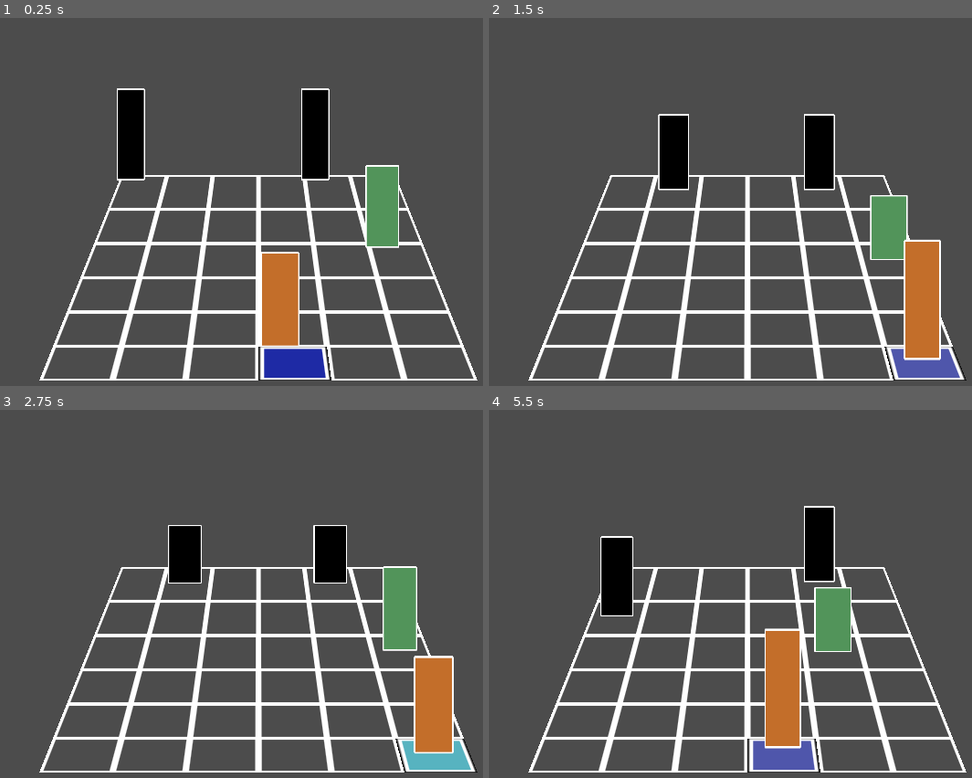
Above: before the commit, frames 1-4 (two rows, left to right).
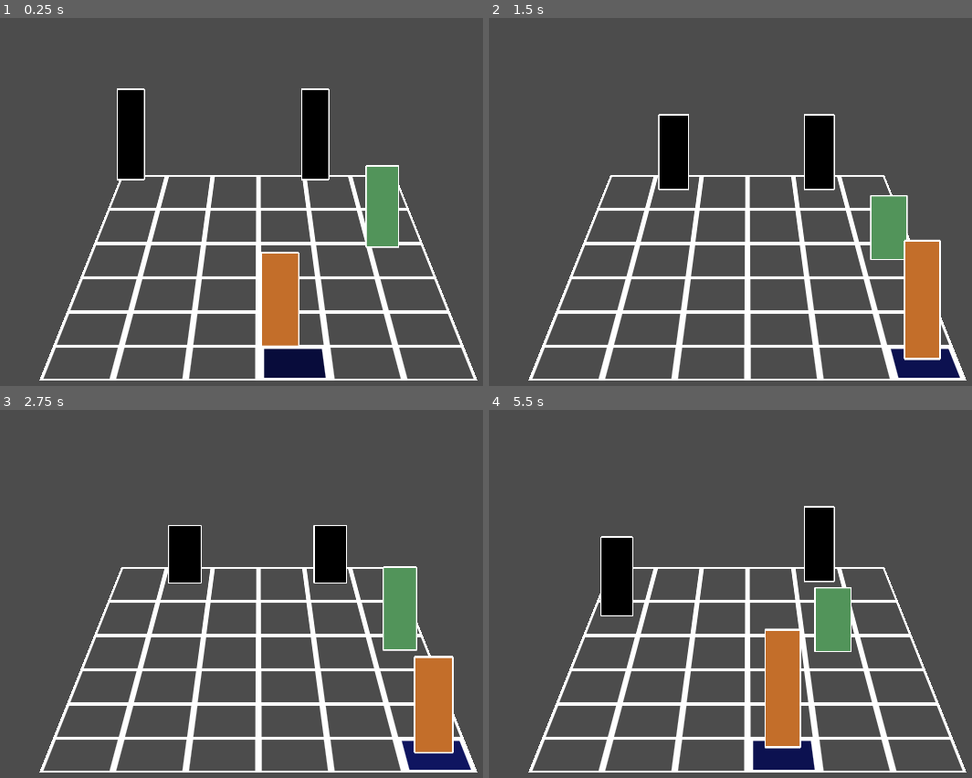
Above: after the commit, the same moments.

Repository: maxknightley/OSP-Prototype
Game: Godot game, scene res://Main.tscn
Same seed, same stepped clock (60 frames per second), same inputs: the game is played once before the commit and once after it.
Inputs:
- Up to frame 1 (0.25 s): no input
- Up to frame 2 (1.5 s): tap Enter (ui_accept) at 0.5, 1.35 s; hold Right (move_right) 0.53-1.28 s; hold Enter (ui_accept) 0.53-1.28 s; hold Down (move_down) from 1.28 s (still down)
- Up to frame 3 (2.75 s): tap Enter (ui_accept) at 1.52, 1.82 s; release Down (move_down) at 2.03 s; hold Right (move_right) from 2.03 s (still down); hold Enter (ui_accept) from 2.03 s (still down)
- Up to frame 4 (5.5 s): release Right (move_right) at 2.78 s; release Enter (ui_accept) at 2.78 s; hold Up (move_up) 2.78-3.53 s; tap Enter (ui_accept) at 2.85, 3.02, 3.32, 4.35, 4.52, 4.82 s; hold Enter (ui_accept) 3.53-4.28 s; hold Left (move_left) 3.53-5.03 s; hold Down (move_down) from 5.03 s (still down); hold Enter (ui_accept) from 5.03 s (still down)

The runs differ from the first frame. In frame 1, 1.2% of the frame differs, in the area x 53-69%, y 89-99%; in frame 2, 0.9%; in frame 3, 0.9%; in frame 4, 1.0%.

Commit message:
Area of Effect implementation
Abilities now have an area of effect in addition to their basic range. Tiles are highlighted in one of three different colors:

- Dark blue (Can be targeted, but is not currently in the area of effect)
- Light blue (Can be targeted and is in the area of effect)
- Gray/White (Cannot be targeted directly, but is in the area of effect)

Diff:
--- a/VERSION 0.0.5 - Attempt 2 - Ability Cursor Movement and Actually Using Them/Assets/flashing_cursor.tres
+++ /dev/null
@@ -1,16 +0,0 @@
-[gd_resource type="AnimatedTexture" load_steps=4 format=2]
-
-[ext_resource path="res://Assets/tile_mblue.png" type="Texture" id=1]
-[ext_resource path="res://Assets/tile_lblue.png" type="Texture" id=2]
-[ext_resource path="res://Assets/tile_dblue.png" type="Texture" id=3]
-
-[resource]
-flags = 4
-frames = 4
-frame_0/texture = ExtResource( 3 )
-frame_1/texture = ExtResource( 1 )
-frame_1/delay_sec = 0.0
-frame_2/texture = ExtResource( 2 )
-frame_2/delay_sec = 0.0
-frame_3/texture = ExtResource( 1 )
-frame_3/delay_sec = 0.0
--- /dev/null
+++ b/VERSION 0.0.5 - Attempt 2 - Ability Cursor Movement and Actually Using Them/Assets/indirect_target_in_aoe.tres
@@ -0,0 +1,16 @@
+[gd_resource type="AnimatedTexture" load_steps=4 format=2]
+
+[ext_resource path="res://Assets/tile_invalid_target_in_aoe_1.png" type="Texture" id=1]
+[ext_resource path="res://Assets/tile_invalid_target_in_aoe_3.png" type="Texture" id=2]
+[ext_resource path="res://Assets/tile_invalid_target_in_aoe_2.png" type="Texture" id=3]
+
+[resource]
+flags = 4
+frames = 4
+frame_0/texture = ExtResource( 1 )
+frame_1/texture = ExtResource( 3 )
+frame_1/delay_sec = 0.0
+frame_2/texture = ExtResource( 2 )
+frame_2/delay_sec = 0.0
+frame_3/texture = ExtResource( 3 )
+frame_3/delay_sec = 0.0
--- a/VERSION 0.0.5 - Attempt 2 - Ability Cursor Movement and Actually Using Them/Assets/targeting_cursor.tres
+++ /dev/null
@@ -1,16 +0,0 @@
-[gd_resource type="AnimatedTexture" load_steps=4 format=2]
-
-[ext_resource path="res://Assets/tile_targeting_2.png" type="Texture" id=1]
-[ext_resource path="res://Assets/tile_targeting_3.png" type="Texture" id=2]
-[ext_resource path="res://Assets/tile_targeting_1.png" type="Texture" id=3]
-
-[resource]
-flags = 4
-frames = 4
-frame_0/texture = ExtResource( 3 )
-frame_1/texture = ExtResource( 1 )
-frame_1/delay_sec = 0.0
-frame_2/texture = ExtResource( 2 )
-frame_2/delay_sec = 0.0
-frame_3/texture = ExtResource( 1 )
-frame_3/delay_sec = 0.0
--- /dev/null
+++ b/VERSION 0.0.5 - Attempt 2 - Ability Cursor Movement and Actually Using Them/Assets/valid_target.tres
@@ -0,0 +1,16 @@
+[gd_resource type="AnimatedTexture" load_steps=4 format=2]
+
+[ext_resource path="res://Assets/tile_validtarget_out_of_aoe_3.png" type="Texture" id=1]
+[ext_resource path="res://Assets/tile_validtarget_out_of_aoe_1.png" type="Texture" id=2]
+[ext_resource path="res://Assets/tile_validtarget_out_of_aoe_2.png" type="Texture" id=3]
+
+[resource]
+flags = 4
+frames = 4
+frame_0/texture = ExtResource( 2 )
+frame_1/texture = ExtResource( 3 )
+frame_1/delay_sec = 0.0
+frame_2/texture = ExtResource( 1 )
+frame_2/delay_sec = 0.0
+frame_3/texture = ExtResource( 3 )
+frame_3/delay_sec = 0.0
--- /dev/null
+++ b/VERSION 0.0.5 - Attempt 2 - Ability Cursor Movement and Actually Using Them/Assets/valid_target_in_aoe.tres
@@ -0,0 +1,16 @@
+[gd_resource type="AnimatedTexture" load_steps=4 format=2]
+
+[ext_resource path="res://Assets/tile_validtarget_in_aoe_1.png" type="Texture" id=1]
+[ext_resource path="res://Assets/tile_validtarget_in_aoe_3.png" type="Texture" id=2]
+[ext_resource path="res://Assets/tile_validtarget_in_aoe_2.png" type="Texture" id=3]
+
+[resource]
+flags = 4
+frames = 4
+frame_0/texture = ExtResource( 1 )
+frame_1/texture = ExtResource( 3 )
+frame_1/delay_sec = 0.0
+frame_2/texture = ExtResource( 2 )
+frame_2/delay_sec = 0.0
+frame_3/texture = ExtResource( 3 )
+frame_3/delay_sec = 0.0
--- a/VERSION 0.0.5 - Attempt 2 - Ability Cursor Movement and Actually Using Them/Battle_Archetype_OnFoot.gd
+++ b/VERSION 0.0.5 - Attempt 2 - Ability Cursor Movement and Actually Using Them/Battle_Archetype_OnFoot.gd
@@ -220,8 +220,13 @@
 	if supportListSize > 3: $PopupMenuHandler/Support_Menu/S_Skill4.text = activeCharacter.supportList[3].abilityName
 	else: $PopupMenuHandler/Support_Menu/S_Skill4.text = ""
 
-# When an ability selected from the menu, display its range and the targeting reticle.
+# Display the selected ability's range and AoE. Optionally: initialize the targeting reticle.
 func displayAbilityRange(initReticle = false):
+	# Clear out all tiles
+	for xVal in range(6):
+			for yVal in range(6): set_cellv(Vector2(xVal, yVal), 0)
+
+	# Find the valid tiles in the ability's RANGE.
 	for tile in selectedAbility.abilityRange:
 		# IF that location is WITHIN THE BATTLEFIELD'S BOUNDARIES, highlight it.
 		if ((tile.x + activeCharacter.gridIndex.x >= 0) &&
@@ -238,7 +243,16 @@
 	# even if the reticle has moved.)
 	if initReticle:
 		reticleLoc = newReticleLoc
-		set_cellv(reticleLoc, 2)
+		# Generic "non-targeting" version of reticle for Donut abilities etc?
+	# Now, mark all tiles in the ability's AREA OF EFFECT.
+	for tile in selectedAbility.areaOfEffect:
+		if ((tile.x + reticleLoc.x >= 0) &&
+			(tile.x + reticleLoc.x <= 5) &&
+			(tile.y + reticleLoc.y >= 0) &&
+			(tile.y + reticleLoc.y <= 5)):
+				if get_cellv(reticleLoc + tile) == 1:
+					set_cellv(reticleLoc + tile, 2)
+				else: set_cellv(reticleLoc + tile, 3)
 
 # This function handles finding a target for an ability, regardless of if it's an attack or support ability.
 # It could also handle item targeting if that ever becomes a going concern.
@@ -284,10 +298,9 @@
 			else:
 				newReticleLoc.x -= 1
 
-		# If we're here, a valid tile has been found; update reticleLoc and redraw.
-		set_cellv(reticleLoc, 1)
+		# If we're here, a valid tile has been found. Update reticleLoc and redraw range and AOE.
 		reticleLoc = newReticleLoc
-		set_cellv(reticleLoc, 2)
+		displayAbilityRange()
 		# Don't forget to lock down input for a moment.
 		inputLock()
 	# Moving right works the same as moving left, but with some of the signs flipped
@@ -308,9 +321,8 @@
 			else:
 				newReticleLoc.x += 1
 
-		set_cellv(reticleLoc, 1)
 		reticleLoc = newReticleLoc
-		set_cellv(reticleLoc, 2)
+		displayAbilityRange()
 
 		inputLock()
 	# Up and down are also the same, but with "x" and "y" flipped
@@ -331,9 +343,8 @@
 			else:
 				newReticleLoc.y -= 1
 
-		set_cellv(reticleLoc, 1)
 		reticleLoc = newReticleLoc
-		set_cellv(reticleLoc, 2)
+		displayAbilityRange()
 
 		inputLock()
 	if Input.is_action_pressed("move_down"):
@@ -353,9 +364,8 @@
 			else:
 				newReticleLoc.y += 1
 
-		set_cellv(reticleLoc, 1)
 		reticleLoc = newReticleLoc
-		set_cellv(reticleLoc, 2)
+		displayAbilityRange()
 
 		inputLock()
 
@@ -366,7 +376,6 @@
 	# Probably encapsulate in its own "adjustActionTimer" setting or something, so you can easily call it
 	# from different methods + slow people down by different amounts
 	activeCharacter.timeToNextTurn += action_time_value
-	print("Active character: " + str(activeCharacter.charName) + ", " + str(activeCharacter.timeToNextTurn))
 	for character in characterArray:
 		# Decrement timeToNextTurn by the speed value.
 		# TO BE ADDED WHEN RELEVANT: Factor in buff/debuff modifiers
@@ -375,6 +384,10 @@
 		# Switch over to the character with the lowest wait time.
 		# THIS IS NOT HOW WE WILL DO THINGS IN THE LONG TERM!!
 		if character.timeToNextTurn < activeCharacter.timeToNextTurn: activeCharacter = character
+
+	# Repopulate abilities
+	print("Active character is now: " + str(activeCharacter.charName) + ", " + str(activeCharacter.timeToNextTurn))
+	populateSkillMenus()
 
 # Set a timer that momentarily prevents the game from receiving input.
 # This is so we don't register repeat inputs from a single keypress.
--- a/VERSION 0.0.5 - Attempt 2 - Ability Cursor Movement and Actually Using Them/Battlefield.tscn
+++ b/VERSION 0.0.5 - Attempt 2 - Ability Cursor Movement and Actually Using Them/Battlefield.tscn
@@ -1,10 +1,11 @@
-[gd_scene load_steps=9 format=2]
+[gd_scene load_steps=10 format=2]
 
 [ext_resource path="res://Assets/tilesmall.png" type="Texture" id=1]
-[ext_resource path="res://Assets/flashing_cursor.tres" type="Texture" id=2]
+[ext_resource path="res://Assets/valid_target.tres" type="Texture" id=2]
 [ext_resource path="res://Assets/Music/Combat Theme 1 - Bleed Red.ogg" type="AudioStream" id=3]
 [ext_resource path="res://PopupMenuHandler.tscn" type="PackedScene" id=4]
-[ext_resource path="res://Assets/targeting_cursor.tres" type="Texture" id=5]
+[ext_resource path="res://Assets/valid_target_in_aoe.tres" type="Texture" id=5]
+[ext_resource path="res://Assets/indirect_target_in_aoe.tres" type="Texture" id=6]
 
 [sub_resource type="Shader" id=2]
 code = "shader_type canvas_item;
@@ -93,6 +94,20 @@
 2/shape_one_way_margin = 0.0
 2/shapes = [  ]
 2/z_index = 0
+3/name = "indirect_target_in_aoe.tres 3"
+3/texture = ExtResource( 6 )
+3/tex_offset = Vector2( 0, 0 )
+3/modulate = Color( 1, 1, 1, 1 )
+3/region = Rect2( 0, 0, 64, 64 )
+3/tile_mode = 0
+3/occluder_offset = Vector2( 0, 0 )
+3/navigation_offset = Vector2( 0, 0 )
+3/shape_offset = Vector2( 0, 0 )
+3/shape_transform = Transform2D( 1, 0, 0, 1, 0, 0 )
+3/shape_one_way = false
+3/shape_one_way_margin = 0.0
+3/shapes = [  ]
+3/z_index = 0
 
 [node name="Battlefield" type="TileMap"]
 material = SubResource( 3 )
--- a/VERSION 0.0.5 - Attempt 2 - Ability Cursor Movement and Actually Using Them/CombatAbility.gd
+++ b/VERSION 0.0.5 - Attempt 2 - Ability Cursor Movement and Actually Using Them/CombatAbility.gd
@@ -9,8 +9,8 @@
 
 # RANGE will be set up as an array of Vector2s. The details can be found within the constructor.
 var abilityRange = []
-
-# Figure out Area of Effect - another array of vectors, probably?
+# AoE works the same way.
+var areaOfEffect = []
 
 # After using the ability, how long should it take for the character to act again?
 var t_cooldown
@@ -21,7 +21,7 @@
 # Icon, if we want it?
 
 # Ability constructor, called by the relevant PC script to set up the ability.
-func _init(abiName = "Dummy Ability", abiDesc = "Ability Description", abiRange = "Self",
+func _init(abiName = "Dummy Ability", abiDesc = "Ability Description", abiRange = "Self", abiAOE = "One Tile",
 			abiCooldown = 50):
 	abilityName = abiName
 	abilityDesc = abiDesc
@@ -43,6 +43,12 @@
 			abilityRange.append(Vector2(-1,-1))
 			abilityRange.append(Vector2(1,0))
 			abilityRange.append(Vector2(-1,0))
+		"Melee Horizontal":
+			abilityRange.append(Vector2(1,0))
+			abilityRange.append(Vector2(-1,0))
+		"Melee Vertical":
+			abilityRange.append(Vector2(0,1))
+			abilityRange.append(Vector2(0,-1))
 		"Melee Cardinal":
 			abilityRange.append(Vector2(0,1))
 			abilityRange.append(Vector2(0,-1))
@@ -124,6 +130,52 @@
 			abilityRange.append(Vector2(-1, 0))
 			abilityRange.append(Vector2(-2, 0))
 
+	# Similarly, Area of Effect is an array of Vec2s, representing "spaces relative to the targeting reticle."
+	# For example, an ability can effect only the targeted tile, or a 3x3 square centered on the target...
+	# These ones will also have names, for the same reason.
+	match abiAOE:
+		"One Tile":
+			areaOfEffect.append(Vector2(0,0))
+		"3x3":
+			areaOfEffect.append(Vector2(0,0))
+			areaOfEffect.append(Vector2(0,1))
+			areaOfEffect.append(Vector2(1,1))
+			areaOfEffect.append(Vector2(1,0))
+			areaOfEffect.append(Vector2(1,-1))
+			areaOfEffect.append(Vector2(0,-1))
+			areaOfEffect.append(Vector2(-1,-1))
+			areaOfEffect.append(Vector2(-1,0))
+			areaOfEffect.append(Vector2(-1,1))
+		"3 Column":
+			areaOfEffect.append(Vector2(0,0))
+			areaOfEffect.append(Vector2(0,1))
+			areaOfEffect.append(Vector2(0,-1))
+		"3 Row":
+			areaOfEffect.append(Vector2(0,0))
+			areaOfEffect.append(Vector2(1,0))
+			areaOfEffect.append(Vector2(-1,0))
+		"Small Donut": # Same as 3x3, but it doesn't affect the center tile
+			areaOfEffect.append(Vector2(0,1))
+			areaOfEffect.append(Vector2(1,1))
+			areaOfEffect.append(Vector2(1,0))
+			areaOfEffect.append(Vector2(1,-1))
+			areaOfEffect.append(Vector2(0,-1))
+			areaOfEffect.append(Vector2(-1,-1))
+			areaOfEffect.append(Vector2(-1,0))
+			areaOfEffect.append(Vector2(-1,1))
+		"Plus-Cross":
+			areaOfEffect.append(Vector2(0,0))
+			areaOfEffect.append(Vector2(0,1))
+			areaOfEffect.append(Vector2(0,-1))
+			areaOfEffect.append(Vector2(1,0))
+			areaOfEffect.append(Vector2(-1,0))
+		"X-Cross":
+			areaOfEffect.append(Vector2(0,0))
+			areaOfEffect.append(Vector2(1,1))
+			areaOfEffect.append(Vector2(1,-1))
+			areaOfEffect.append(Vector2(-1,-1))
+			areaOfEffect.append(Vector2(-1,1))
+
 # Called when the node enters the scene tree for the first time.
 #func _ready():
 #	pass # Replace with function body.
--- a/VERSION 0.0.5 - Attempt 2 - Ability Cursor Movement and Actually Using Them/PC_Baqi.gd
+++ b/VERSION 0.0.5 - Attempt 2 - Ability Cursor Movement and Actually Using Them/PC_Baqi.gd
@@ -5,12 +5,13 @@
 
 # Set up ability lists and populate them with early-game abilities
 var attackList = [CombatAbility.new("Quick Slash", "A swift strike of the sword aimed at a nearby enemy.",
-				"Melee", 20),
+				"Melee", "One Tile", 20),
 				CombatAbility.new("Knight's Lunge", "Thrust your blade at a near-ish enemy. Deals piercing damage.",
-				"Knight", 35),
-				CombatAbility.new("Vent Steam", "Blast all nearby enemies with an oppressive wave of heat."), 15]
+				"Knight", "One Tile", 35),
+				CombatAbility.new("Vent Steam", "Blast all nearby enemies with an oppressive wave of heat.",
+				"Self", "Small Donut", 15)]
 var supportList = [CombatAbility.new("Deep Breathing", "Heal yourself and up your defense at the cost of attack power.",
-				"Self", 30)]
+				"Self", "One Tile", 30)]
 
 func _init():
 	# Set stats
--- a/VERSION 0.0.5 - Attempt 2 - Ability Cursor Movement and Actually Using Them/PC_RaKit.gd
+++ b/VERSION 0.0.5 - Attempt 2 - Ability Cursor Movement and Actually Using Them/PC_RaKit.gd
@@ -5,13 +5,11 @@
 
 # Set up ability lists and populate them with early-game abilities
 var attackList = [CombatAbility.new("Shrill Trill", "Does a little damage to all nearby enemies and lowers their defense.",
-				"Self", 15),
+				"Self", "Small Donut", 15),
 				CombatAbility.new("Throw Dirt", "Deals minimal damage to an enemy at range. Can inflict Blind.",
-				"Long Range", 15)]
+				"Long Range", "One Tile", 15)]
 var supportList = [CombatAbility.new("Look Over There!", "The target will step away, but won't take any damage.",
-				"Medium Area", 15),
-				CombatAbility.new(),
-				CombatAbility.new()]
+				"Medium Area", "One Tile", 15)]
 
 func _init():
 	# Set stats
--- a/VERSION 0.0.5 - Attempt 2 - Ability Cursor Movement and Actually Using Them/PC_Senn.gd
+++ b/VERSION 0.0.5 - Attempt 2 - Ability Cursor Movement and Actually Using Them/PC_Senn.gd
@@ -5,10 +5,11 @@
 
 # Set up ability lists and populate them with early-game abilities
 var attackList = [CombatAbility.new("Splintering Blow", "A strike supremely suited for shredding armor and machines.",
-				"Melee"),
+				"Melee", "One Tile"),
 				CombatAbility.new("Wide Hook", "Smash up to three nearby enemies with one nasty blow.",
-				"Melee Cardinal")]
-var supportList = [CombatAbility.new("Flex", "Pump yourself up to increase attack and defense.")]
+				"Melee Horizontal", "3 Column")]
+var supportList = [CombatAbility.new("Flex", "Pump yourself up to increase attack and defense.",
+				"Self", "One Tile")]
 
 func _init():
 	# Set stats
Binary file removed: VERSION 0.0.5 - Attempt 2 - Ability Cursor Movement and Actually Using Them/Assets/tile.png
Binary file removed: VERSION 0.0.5 - Attempt 2 - Ability Cursor Movement and Actually Using Them/Assets/tile_dblue.png
Binary file added: VERSION 0.0.5 - Attempt 2 - Ability Cursor Movement and Actually Using Them/Assets/tile_invalid_target_in_aoe_1.png
Not shown, added: VERSION 0.0.5 - Attempt 2 - Ability Cursor Movement and Actually Using Them/Assets/tile_invalid_target_in_aoe_1.png.import
Binary file added: VERSION 0.0.5 - Attempt 2 - Ability Cursor Movement and Actually Using Them/Assets/tile_invalid_target_in_aoe_2.png
Not shown, added: VERSION 0.0.5 - Attempt 2 - Ability Cursor Movement and Actually Using Them/Assets/tile_invalid_target_in_aoe_2.png.import
Binary file added: VERSION 0.0.5 - Attempt 2 - Ability Cursor Movement and Actually Using Them/Assets/tile_invalid_target_in_aoe_3.png
Not shown, added: VERSION 0.0.5 - Attempt 2 - Ability Cursor Movement and Actually Using Them/Assets/tile_invalid_target_in_aoe_3.png.import
Binary file removed: VERSION 0.0.5 - Attempt 2 - Ability Cursor Movement and Actually Using Them/Assets/tile_lblue.png
Binary file removed: VERSION 0.0.5 - Attempt 2 - Ability Cursor Movement and Actually Using Them/Assets/tile_mblue.png
Binary file removed: VERSION 0.0.5 - Attempt 2 - Ability Cursor Movement and Actually Using Them/Assets/tile_targeting.png
Binary file removed: VERSION 0.0.5 - Attempt 2 - Ability Cursor Movement and Actually Using Them/Assets/tile_targeting_1.png
(and 15 more such lines)
